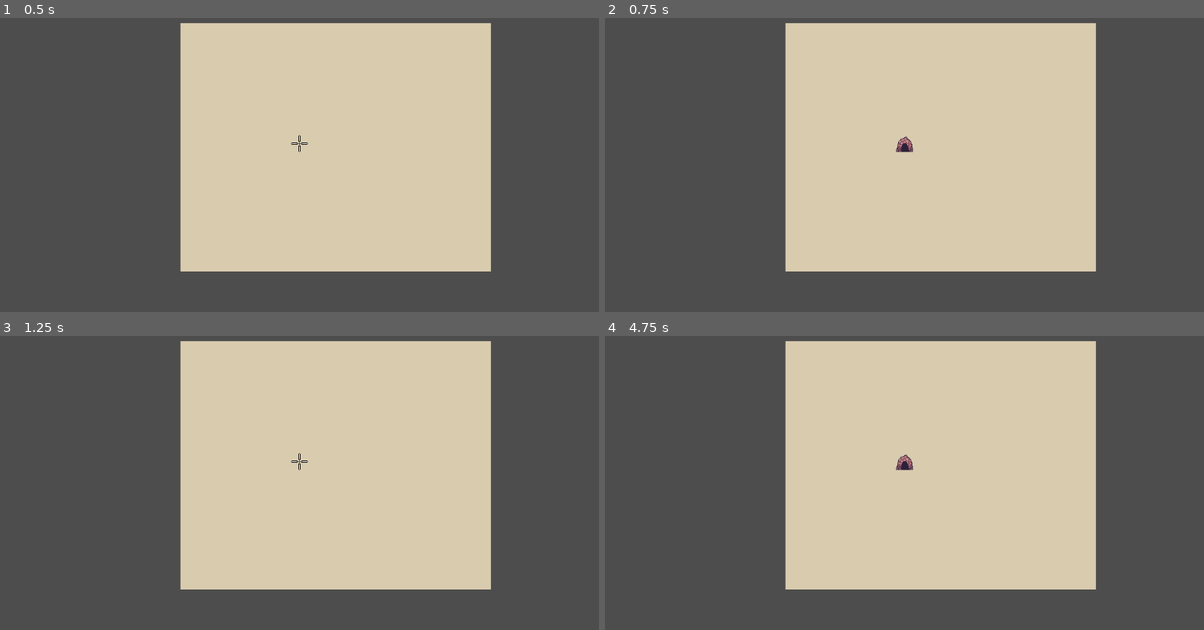
Above: before the commit, frames 1-4 (two rows, left to right).
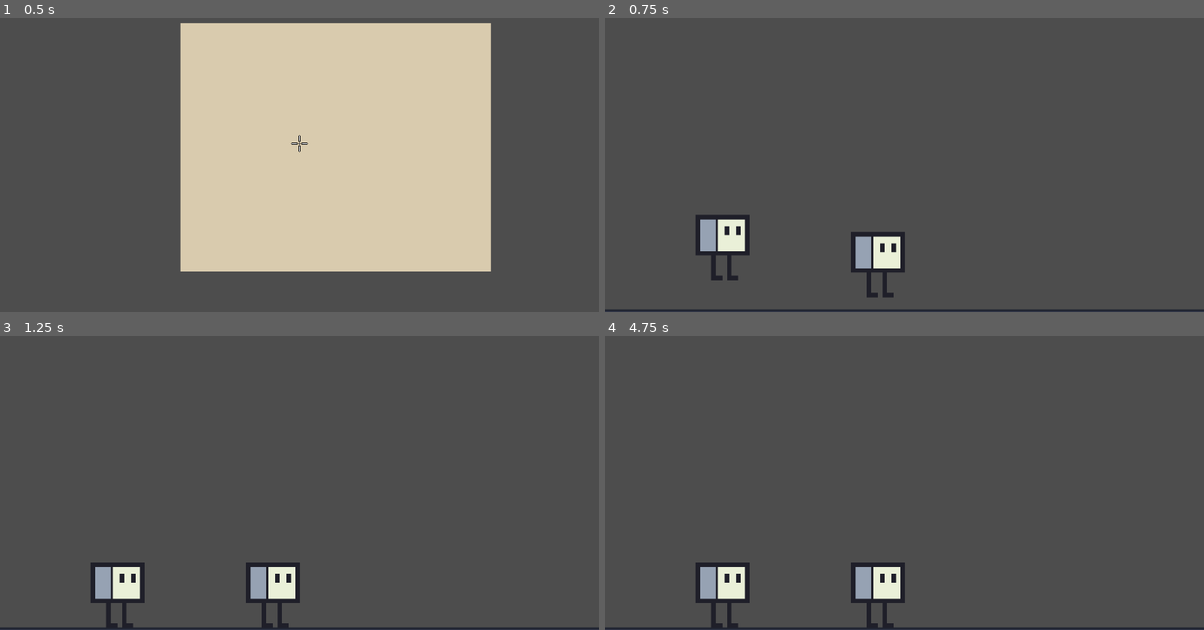
Above: after the commit, the same moments.

Repository: napstyy/This-Is-Not-A-Strange-Place
Game: Godot game, scene res://scenes/test_area_2.tscn
Same seed, same stepped clock (60 frames per second), same inputs: the game is played once before the commit and once after it. This scene is started directly instead of the project's main scene. The engine's default icon, where the game draws it, is replaced by a stand-in: a white triangle on a blue panel in a dark square.
Inputs (mouse positions are in pixels of both pictures, inside the frame that each line leads up to):
- Up to frame 1 (0.5 s): no input
- Up to frame 2 (0.75 s): tap Enter at 0.5 s; drag from (904, 144) to (964, 70) at 0.52 s
- Up to frame 3 (1.25 s): no input
- Up to frame 4 (4.75 s): tap Space at 1.25, 2.75, 4.25 s; drag from (784, 477) to (874, 530) at 1.27 s; tap Enter at 2, 3.5 s; move the mouse to (964, 388) at 2.02 s; click (964, 388) at 2.17 s; drag from (874, 530) to (724, 412) at 2.77 s; move the mouse to (1084, 512) at 3.52 s; click (1084, 512) at 3.67 s; drag from (724, 412) to (904, 462) at 4.27 s

Frame 1 is identical in both runs. In frame 2, 46% of the frame differs, in the area x 0-100%, y 1-100%; in frame 3, 47%; in frame 4, 47%.

Commit message:
Level switch working

Diff:
--- a/scenes/test_area_2.tscn
+++ b/scenes/test_area_2.tscn
@@ -17,6 +17,7 @@
 position = Vector2(0, 4)
 mouseCursor = NodePath("../CustomCursor")
 hoverCursor = "cave"
+level = "res://scenes/TestArea.tscn"
 
 [node name="Camera2D" type="Camera2D" parent="." unique_id=530147147]
 
--- a/scripts/hoverablezone.gd
+++ b/scripts/hoverablezone.gd
@@ -24,5 +24,5 @@
 #change level on click
 func _input_event(viewport, event, shape_idx):
 	if event is InputEventMouseButton and event.pressed:
-		#get_tree().change_scene_to_file(level)
-		print("clicked")
+		get_tree().change_scene_to_file(level)
+		mouseCursor.play("default")
